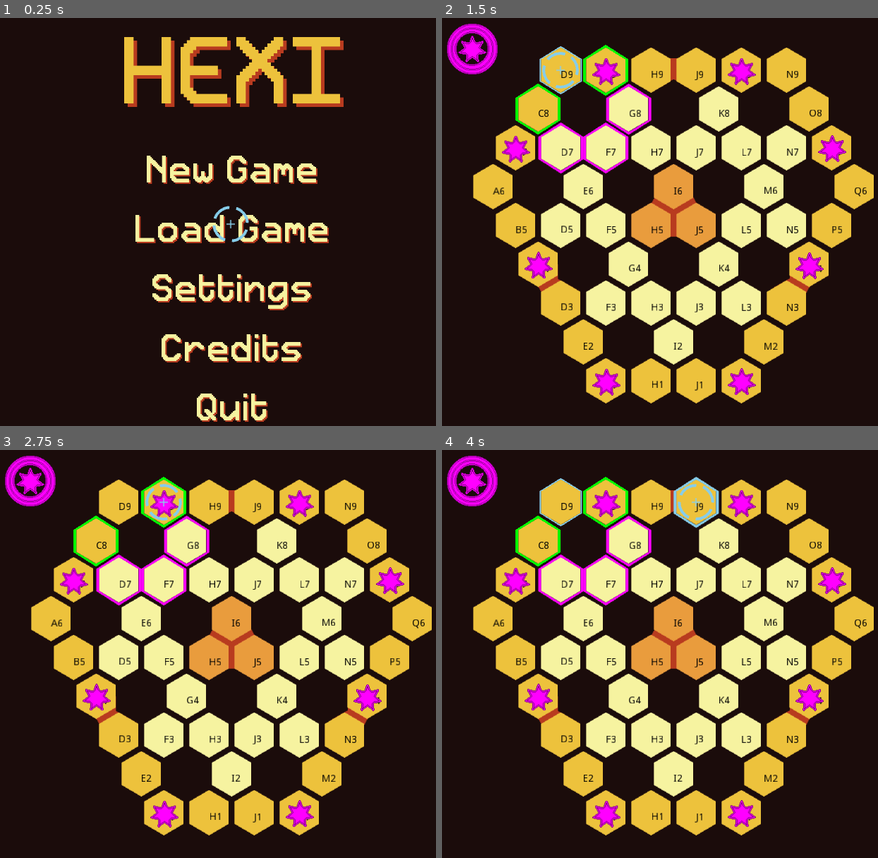
Above: before the commit, frames 1-4 (two rows, left to right).
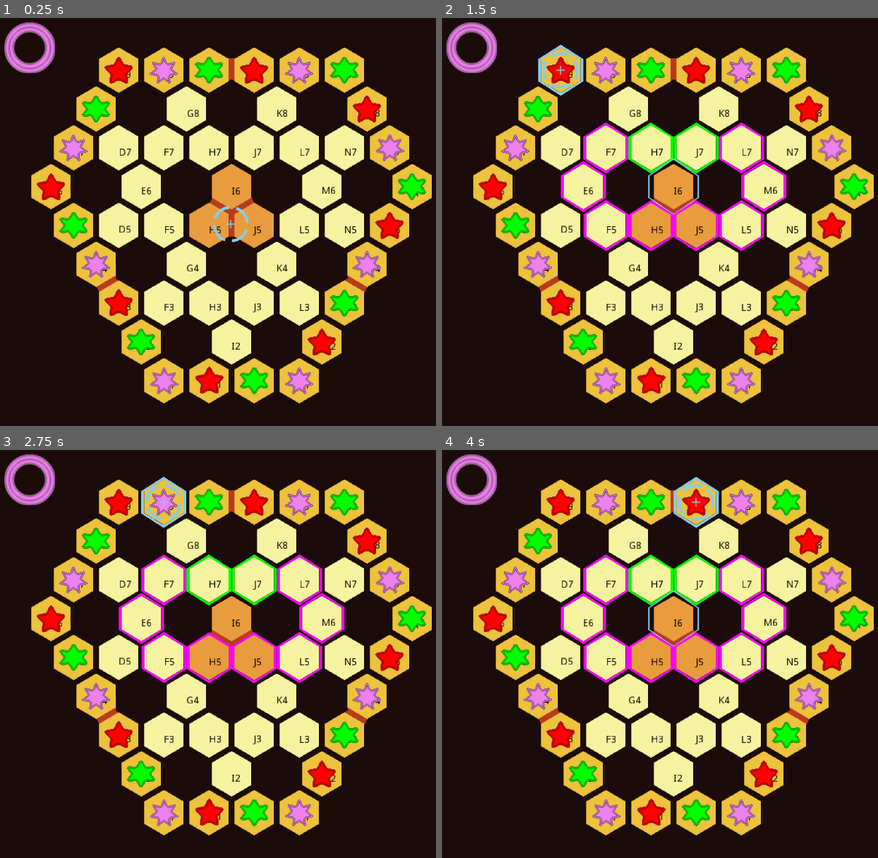
Above: after the commit, the same moments.

Repository: jbbranch9/MANOK
Game: Godot game, scene res://main.tscn
The game is run twice, just before and just after one commit, with the same random seed, the same clock (stepped at 60 frames per second) and the same inputs.
Inputs (mouse positions are in pixels of both pictures, inside the frame that each line leads up to):
- Up to frame 1 (0.25 s): no input
- Up to frame 2 (1.5 s): move the mouse to (673, 173) at 0.52 s; press the mouse at (673, 173) at 0.53 s; move the mouse to (559, 71) at 1.27 s; release the mouse at (559, 71) at 1.28 s; click (559, 71) at 1.35 s
- Up to frame 3 (2.75 s): move the mouse to (165, 503) at 2.02 s; press the mouse at (165, 503) at 2.03 s
- Up to frame 4 (4 s): move the mouse to (651, 503) at 2.77 s; release the mouse at (651, 503) at 2.78 s; click (651, 503) at 2.85 s; move the mouse to (694, 503) at 3.52 s; press the mouse at (694, 503) at 3.53 s

The runs differ from the first frame. In frame 1, 42% of the frame differs, in the area x 0-100%, y 1-99%; in frame 2, 11%; in frame 3, 10%; in frame 4, 11%.

Commit message:
2020.03.13.01
improved pre-game board setup

Diff:
--- a/game_elements/game.gd
+++ b/game_elements/game.gd
@@ -6,22 +6,40 @@
 # 2 or 3 players
 var number_of_players: int = 3
 
+onready var _A = $players/A
+onready var _B = $players/B
+onready var _C = $players/C
+
+
 func _ready():
-	set_up_player()
-	$board.position = (get_viewport_rect().size / 2) - $board.centerpoint
+	set_up_player(_A, 0, Color.red, 5)
+	set_up_player(_B, 1, Color.green, 6)
+	set_up_player(_C, 2, Color.violet, 7)
+
+
+
+	#center the board an pieces
+	center_all_in_window([board, _A, _B])
+	if number_of_players == 3:
+		center_in_window(_C)
 
 func _input(event):
 	#if a tile is hovered over, and clicked on:
 	if event.is_action_pressed("select") and cursor_focus != null:
 		select_tile()
 
+func center_in_window(node):
+		node.position = (get_viewport_rect().size / 2) - $board.centerpoint
 
+func center_all_in_window(node_list):
+	for node in node_list:
+		center_in_window(node)
+	pass
 
-
-func set_up_player():
-	$players/A.set_piece_type(Color.magenta, 7)
-	$players/A.player_index = 2
-	$players/A.setup_stars(self.board)
+func set_up_player(player, index, color, star_pts):
+	player.player_index = index
+	player.setup_stars(self.board)
+	player.set_piece_type(color, star_pts)
 
 func select_tile():
 
--- a/game_elements/game.tscn
+++ b/game_elements/game.tscn
@@ -13,6 +13,9 @@
 [node name="players" type="Node2D" parent="."]
 
 [node name="A" parent="players" instance=ExtResource( 2 )]
-position = Vector2( 116, 107 )
+
+[node name="B" parent="players" instance=ExtResource( 2 )]
+
+[node name="C" parent="players" instance=ExtResource( 2 )]
 
 [node name="cursor" parent="." instance=ExtResource( 1 )]
--- a/game_elements/pieces/star.gd
+++ b/game_elements/pieces/star.gd
@@ -1,10 +1,10 @@
 extends Node2D
 
-const s5 = preload("res://ASSETS/pieces/new_stars/5.png")
-const s6 = preload("res://ASSETS/pieces/new_stars/6.png")
-const s7 = preload("res://ASSETS/pieces/new_stars/7.png")
-const s8 = preload("res://ASSETS/pieces/new_stars/8.png")
-const s9 = preload("res://ASSETS/pieces/new_stars/9.png")
+const s5 = preload("res://ASSETS/pieces/bordered_stars/5.png")
+const s6 = preload("res://ASSETS/pieces/bordered_stars/6.png")
+const s7 = preload("res://ASSETS/pieces/bordered_stars/7.png")
+const s8 = preload("res://ASSETS/pieces/bordered_stars/8.png")
+const s9 = preload("res://ASSETS/pieces/bordered_stars/9.png")
 
 func set_shape(num_of_pts: int):
 	var shapes = [s5, s6, s7, s8, s9]
@@ -13,6 +13,3 @@
 
 func set_color(color: Color):
 	modulate = color
-
-func _ready():
-	pass
--- a/game_elements/player.gd
+++ b/game_elements/player.gd
@@ -25,26 +25,29 @@
 		carrier.set_color(player_color)
 
 
-func _ready():
-	pass
-
-
 
 
 func setup_stars(board):
+
 	var configuration:Array
 	if game.number_of_players == 2:
 		configuration = Zones.CONFIGURATIONS["_2_PLAYER"][player_index]
 	elif game.number_of_players == 3:
 		configuration = Zones.CONFIGURATIONS["_3_PLAYER"][player_index]
-
+		#3 player games need fewer pieces
+		remove_spares()
 
 	var tile_positions = board.get_tile_positions()
-	#print(tile_positions)
-
 
 	for i in configuration.size():
 		var tile = configuration[i]
 		var star = self.stars[i]
 		#print(tile, star, i)
 		star.position = tile_positions[tile]
+
+#deletes last four stars and one carrier
+func remove_spares():
+	var last_four = [$stars/S09, $stars/S10, $stars/S11, $stars/S12]
+	for star in last_four:
+		star.queue_free()
+	$carriers/C3.queue_free()
--- a/main.tscn
+++ b/main.tscn
@@ -1,9 +1,9 @@
 [gd_scene load_steps=3 format=2]
 
-[ext_resource path="res://GUI/menus/start.tscn" type="PackedScene" id=1]
+[ext_resource path="res://game_elements/game.tscn" type="PackedScene" id=1]
 [ext_resource path="res://main.gd" type="Script" id=2]
 
 [node name="main" type="Node2D"]
 script = ExtResource( 2 )
 
-[node name="start" parent="." instance=ExtResource( 1 )]
+[node name="game" parent="." instance=ExtResource( 1 )]
--- a/test.gd
+++ /dev/null
@@ -1,11 +0,0 @@
-extends Node2D
-
-var colors = [GUI.palette["A"], GUI.palette["B"], GUI.palette["C"], GUI.palette["D"], GUI.palette["E"]]
-var color_num = 0
-
-func _process(delta):
-	if Input.is_action_just_pressed("test"):
-		modulate = colors[color_num]
-		color_num += 1
-		if color_num == 5:
-			color_num = 0
--- a/test.tscn
+++ /dev/null
@@ -1,8 +0,0 @@
-[gd_scene load_steps=2 format=2]
-
-[ext_resource path="res://GUI/star_shape_toggle.tscn" type="PackedScene" id=1]
-
-[node name="Node2D" type="Node2D"]
-
-[node name="star_shape_toggle" parent="." instance=ExtResource( 1 )]
-position = Vector2( 41, 47 )
Renamed: ASSETS/attributions/noun_Circle_165101.png -> ASSETS/old/Noun Project Originals/noun_Circle_165101.png
Not shown, changed: ASSETS/old/Noun Project Originals/noun_Circle_165101.png.import
Renamed: ASSETS/pieces/new_stars/5.png -> ASSETS/pieces/bordered_stars/5.png
Not shown, changed: ASSETS/pieces/bordered_stars/5.png.import
Renamed: ASSETS/pieces/new_stars/6.png -> ASSETS/pieces/bordered_stars/6.png
Not shown, changed: ASSETS/pieces/bordered_stars/6.png.import
Renamed: ASSETS/pieces/new_stars/7.png -> ASSETS/pieces/bordered_stars/7.png
Not shown, changed: ASSETS/pieces/bordered_stars/7.png.import
Renamed: ASSETS/pieces/new_stars/8.png -> ASSETS/pieces/bordered_stars/8.png
Not shown, changed: ASSETS/pieces/bordered_stars/8.png.import
Renamed: ASSETS/pieces/new_stars/9.png -> ASSETS/pieces/bordered_stars/9.png
Not shown, changed: ASSETS/pieces/bordered_stars/9.png.import
(and 10 more such lines)
